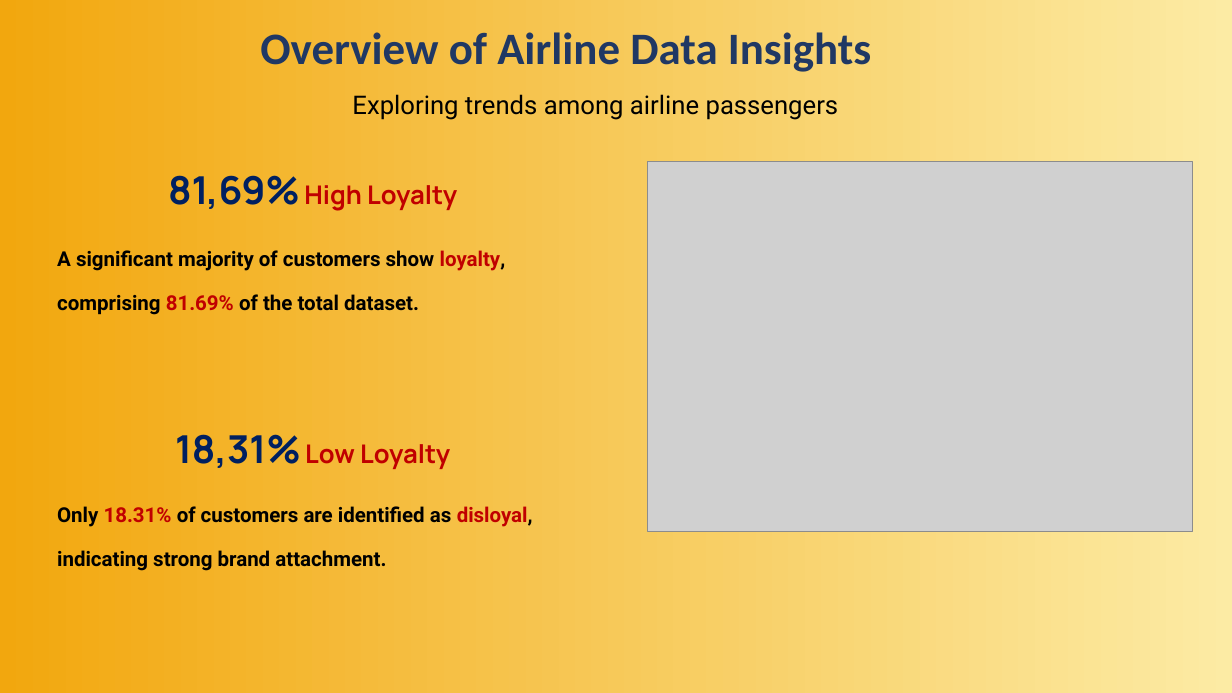
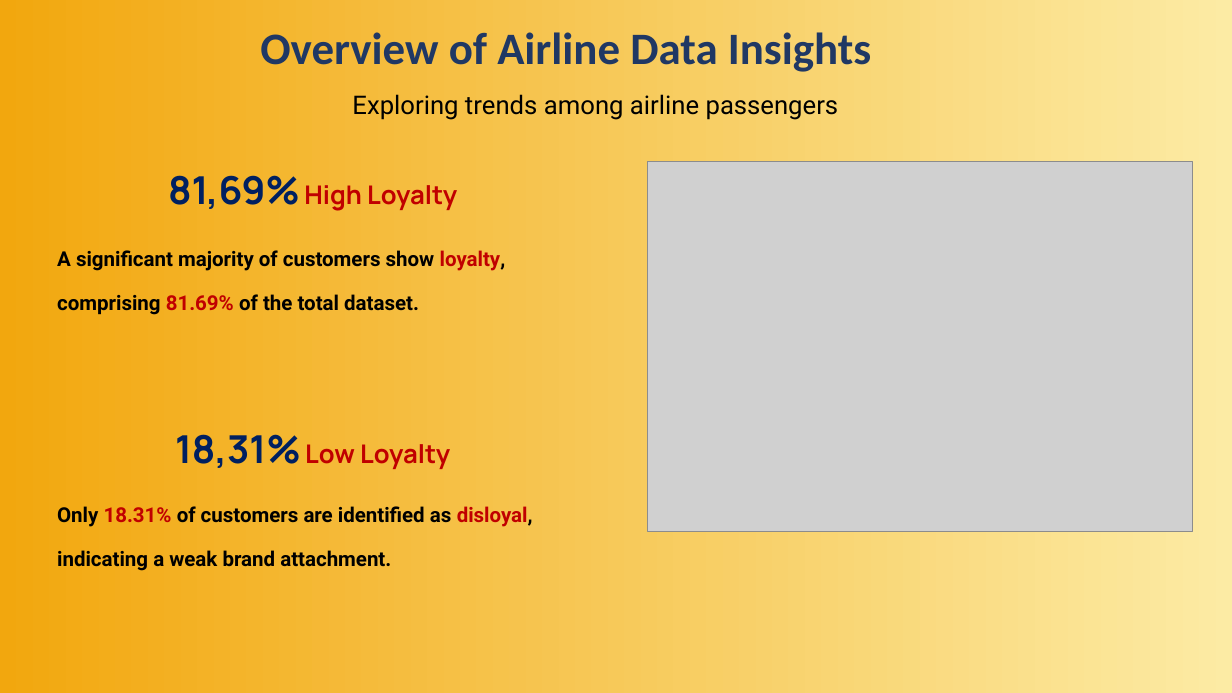
Before and after one commit to khoale1193/airline_customer_satisfaction, a slide deck: slide 6 of Final_Project_Airline_Customer_Satisfaction.pptx. Drawn at 1232x693 pixels with LibreOffice and Linux fonts; fonts in the diff are those of the drawing; grey boxes stand for pictures; background and template pictures are left out. Boxes give left, top, right and bottom in pixels: in the first picture for what was removed or moved away, otherwise in the second. Text is boxed around its words. In the diff, an @@ line names an element or a change of style, - is before the commit and + after.

Commit message:
Add initial implementation of airline customer satisfaction analysis

```diff
--- a/Final_Project_Airline_Customer_Satisfaction.pptx
+++ b/Final_Project_Airline_Customer_Satisfaction.pptx
@@ text at <box>57,506,533,571</box>: text changed @@
-Only 18.31% of customers are identified as disloyal, indicating strong brand attachment.
+Only 18.31% of customers are identified as disloyal, indicating a weak brand attachment.
```
Also in this commit, not shown: 1 other slide changed, 3 slides added.
